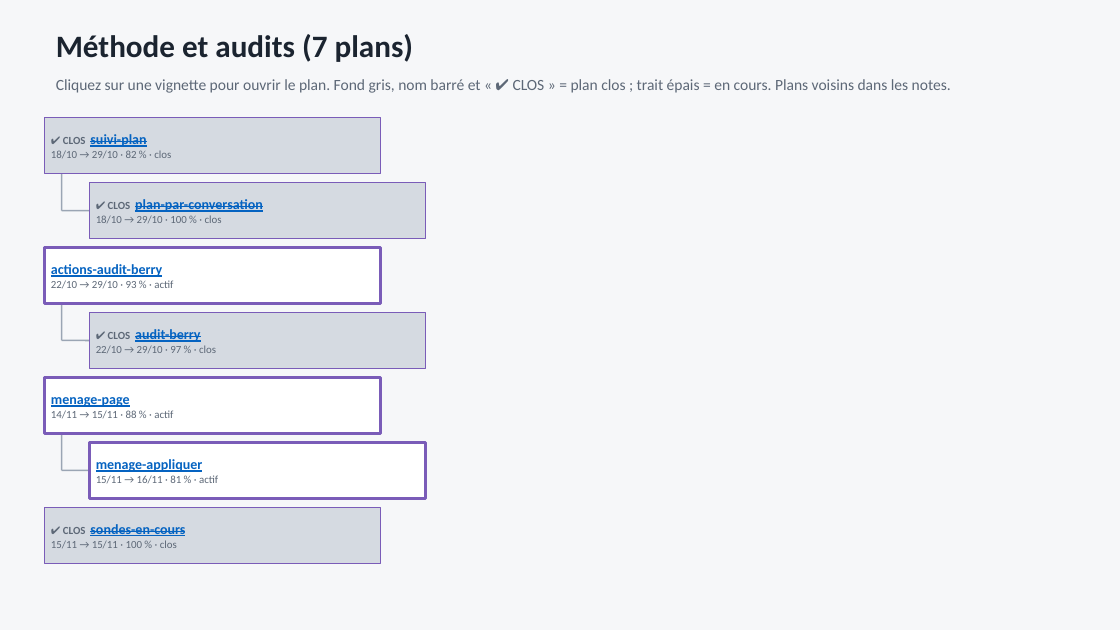
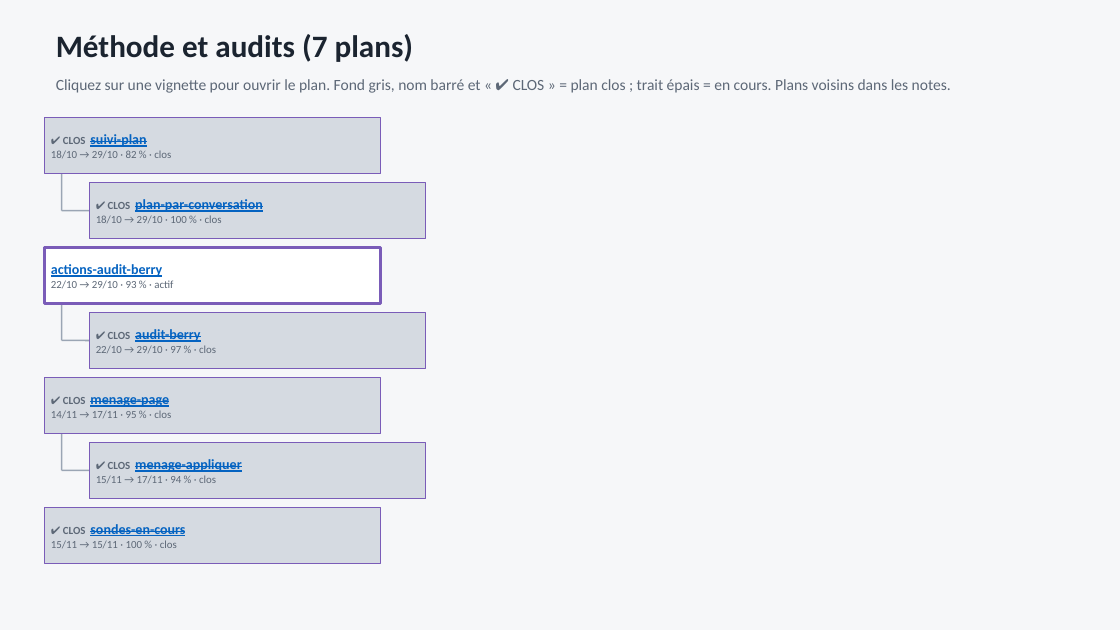
Before and after one commit to fdaubercy/Tasmota, a slide deck: slide 3 of outils_docs/organigramme_plans/organigramme-plans.pptx. Drawn at 1120x630 pixels with LibreOffice and Linux fonts; fonts in the diff are those of the drawing. Boxes give left, top, right and bottom in pixels: in the first picture for what was removed or moved away, otherwise in the second. Text is boxed around its words. In the diff, an @@ line names an element or a change of style, - is before the commit and + after.

```diff
--- a/outils_docs/organigramme_plans/organigramme-plans.pptx
+++ b/outils_docs/organigramme_plans/organigramme-plans.pptx
@@ rectangle "✔ CLOS menage-page" at [45, 377, 381, 433]: fill #FFFFFF to #D5DAE1; outline #7A5CB8 2.25 pt to #7A5CB8 0.75 pt @@
@@ text in rectangle at [51, 397, 171, 418]: text changed @@
-menage-page
-14/11 → 15/11 · 88 % · actif
+✔ CLOS menage-page
+14/11 → 17/11 · 95 % · clos
@@ rectangle "✔ CLOS menage-appliquer" at [90, 442, 426, 498]: fill #FFFFFF to #D5DAE1; outline #7A5CB8 2.25 pt to #7A5CB8 0.75 pt @@
@@ text in rectangle at [96, 459, 242, 483]: text changed; bold on @@
-menage-appliquer
-15/11 → 16/11 · 81 % · actif
+✔ CLOS menage-appliquer
+15/11 → 17/11 · 94 % · clos
```
Also in this commit, not shown: 2 other slides changed, 3 other files.
